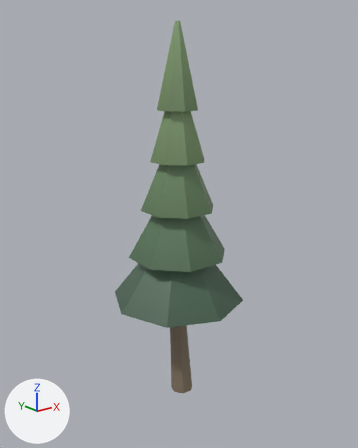
Before and after pictures for a commit that changed the glTF model godot/assets/models/tree_pine_b.glb.
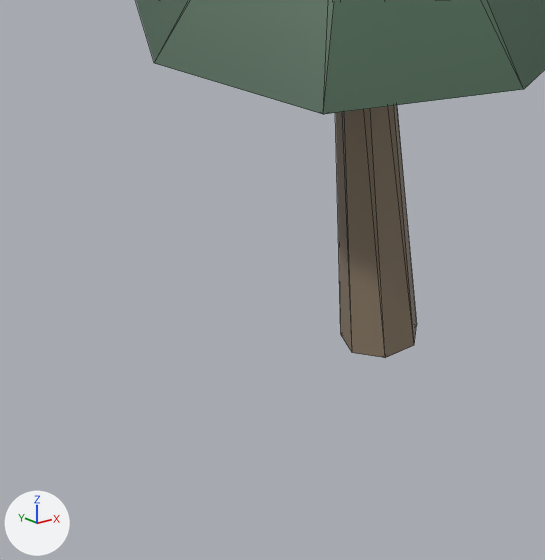
Old and new are each drawn whole from a 50 mm lens placed at (-6.52, -8.19, 7.43), pointed at (0.11, 0.09, 4.12) and again close up on the part from 22% to 63% of the width and 66% to 100% of the height. The lights are fixed; the arrows at lower left show +X, +Y and +Z. The first two pictures are the older version. The close-ups show mesh edges as thin lines. Where no turn or scale is listed for an object, it has been applied to the vertices. Vertices at exactly the same position are counted once.

The first close-up shows 'tree_pine_b'.
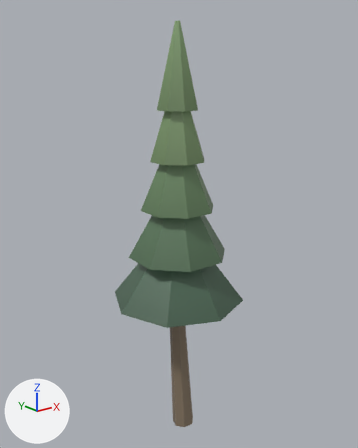
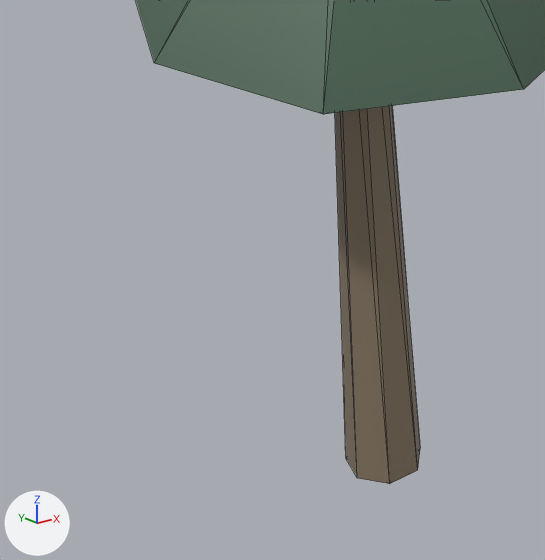
The newer file is also turned or shifted as a whole; pictures and numbers use the older file's frame.

Location of each change, (x1, y1, x2, y2) in pixels of the close-ups (545 x 560 px; the box of a moved part takes in the faces that stretch with it):
'tree_pine_b', reshaped: before (136, 0, 545, 358); after (136, 0, 545, 484)
part 1 of me_cone_008, moved or reshaped: before (335, 105, 417, 358); after (335, 106, 420, 484)

Diff of the bpy script that builds the scene:
```diff
--- a/godot/assets/models/tree_pine_b.glb.py
+++ b/godot/assets/models/tree_pine_b.glb.py
@@ me_cone_008 @@
 # used by ob_tree_pine_b; location = (0.0, 0.0, 2.0)
-me_cone_008.from_pydata(...)  # 94 vertices, 164 faces; spans x -1.5..1.5, y -1.5..1.5, z -2.01..6.32
+me_cone_008.from_pydata(...)  # 94 vertices, 164 faces; spans x -1.5..1.5, y -1.5..1.5, z -2.97..6.32
+# me_cone_008 part 1: all 7 vertices in x -0.22..0.29, y -0.36..0.15, z -2.01..-1.98 are moved by (0.01, -0.03, -0.96)
+# other edits to the shape of me_cone_008 do not show in these pictures
 me_cone_008.materials.append(mat_bark)
```
